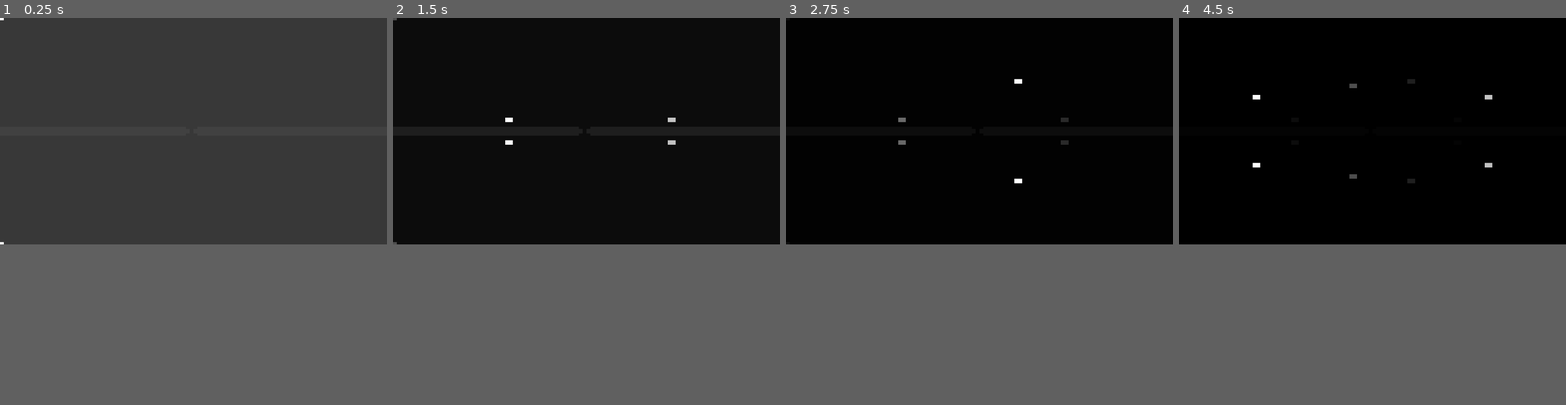
Above: before the commit, frames 1-4 (left to right).
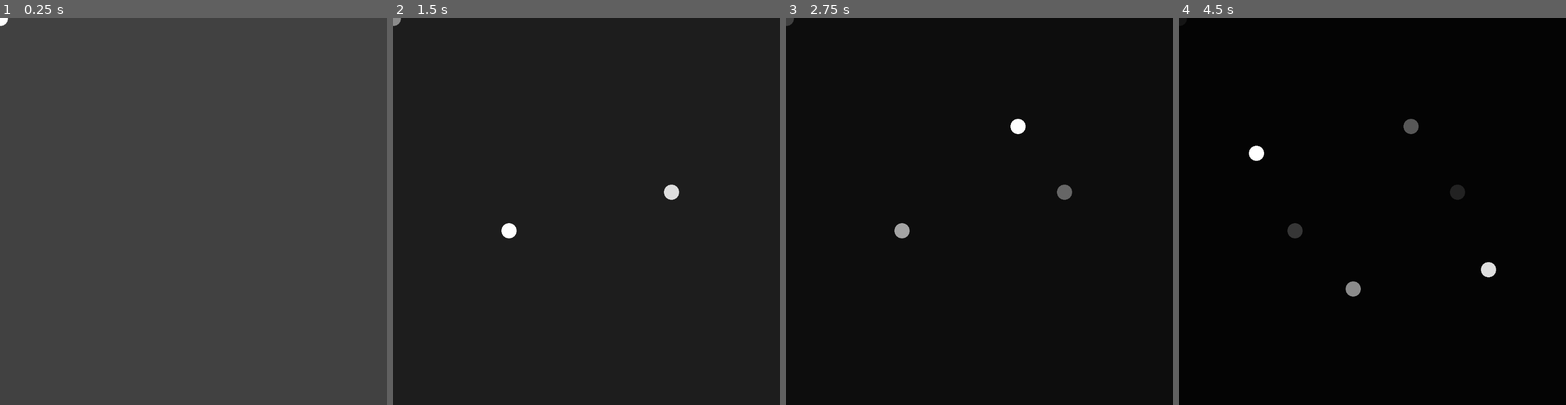
Above: after the commit, the same moments.

Repository: notapixelstudio/simulation-shader
Game: Godot game, scene res://Main.tscn
Same seed, same stepped clock (60 frames per second), same inputs: the game is played once before the commit and once after it. The engine's default icon, where the game draws it, is replaced by a stand-in: a white triangle on a blue panel in a dark square.
Inputs (mouse positions are in pixels of both pictures, inside the frame that each line leads up to):
- Up to frame 1 (0.25 s): no input
- Up to frame 2 (1.5 s): tap Enter at 0.5 s; move the mouse to (671, 118) at 0.52 s; tap Space at 1.25 s; move the mouse to (509, 141) at 1.27 s
- Up to frame 3 (2.75 s): move the mouse to (1018, 79) at 2.02 s
- Up to frame 4 (4.5 s): move the mouse to (1353, 176) at 2.77 s; move the mouse to (1488, 165) at 3.52 s; move the mouse to (1256, 95) at 4.27 s
In our replay, the window is 800x468 before the commit and 800x800 after it. These sizes can differ from the game's own. Grey fills any space a smaller window leaves; there, only what the larger window draws over its background counts as a difference.

The runs differ from the first frame. In frame 1, less than 0.1% of the frame differs, in the area x 0-3%, y 0-59%; in frame 2, 0.4%; in frame 3, 0.6%; in frame 4, 0.9%, in the area x 18-82%, y 15-72%.

Commit message:
single pointer, higher resolution, simpler shader code

Diff:
--- a/Main.gd
+++ b/Main.gd
@@ -1,8 +1,18 @@
 extends Control
 
+onready var outer_rect = $OuterRect
+onready var viewport = $OuterRect/Viewport
+onready var inner_rect = $OuterRect/Viewport/InnerRect
+
 func _ready():
-	$OuterRect/Viewport/InnerRect.texture = $OuterRect/Viewport.get_texture()
-	$OuterRect.texture = $OuterRect/Viewport.get_texture()
+	var size = outer_rect.rect_size
+	viewport.size = size
+
+	inner_rect.material.set_shader_param("width", size.x)
+	inner_rect.material.set_shader_param("height", size.y)
+
+	inner_rect.texture = viewport.get_texture()
+	outer_rect.texture = viewport.get_texture()
 
 func _process(delta):
-	$OuterRect/Viewport/InnerRect.material.set_shader_param("draw_pos", get_local_mouse_position())
+	inner_rect.material.set_shader_param("draw_pos", get_local_mouse_position())
--- a/Main.tscn
+++ b/Main.tscn
@@ -6,21 +6,24 @@
 [sub_resource type="Shader" id=1]
 code = "shader_type canvas_item;
 
+uniform float width = 200.0;
+uniform float height = 200.0;
 uniform vec2 draw_pos = vec2(0.0,0.0);
+uniform float point_radius = 20.0;
 
 void fragment(){
-	vec2 pos = vec2(draw_pos.x/1024.0,draw_pos.y/600.0);
-	if(distance(UV, pos) < 0.01) {
-		COLOR = vec4(1.0,1.0,1.0,1.0);
-	}
-	else {
-		COLOR = 0.99*texture(TEXTURE, UV);
-	}
+	vec2 pos = vec2(draw_pos.x/width, draw_pos.y/height);
+	COLOR = 0.99*texture(TEXTURE, UV);
+	vec3 new = vec3(step(distance(UV, pos), point_radius/width));
+	COLOR = max(vec4(new,1.0), COLOR);
 }"
 
 [sub_resource type="ShaderMaterial" id=2]
 shader = SubResource( 1 )
+shader_param/width = 200.0
+shader_param/height = 200.0
 shader_param/draw_pos = Vector2( 0, 0 )
+shader_param/point_radius = 20.0
 
 [node name="Main" type="Control"]
 anchor_right = 1.0
@@ -40,6 +43,7 @@
 
 [node name="Viewport" type="Viewport" parent="OuterRect"]
 size = Vector2( 100, 100 )
+render_target_v_flip = true
 render_target_clear_mode = 2
 render_target_update_mode = 3
 
--- a/project.godot
+++ b/project.godot
@@ -14,6 +14,11 @@
 run/main_scene="res://Main.tscn"
 config/icon="res://icon.png"
 
+[display]
+
+window/size/height=1024
+window/dpi/allow_hidpi=true
+
 [physics]
 
 common/enable_pause_aware_picking=true
